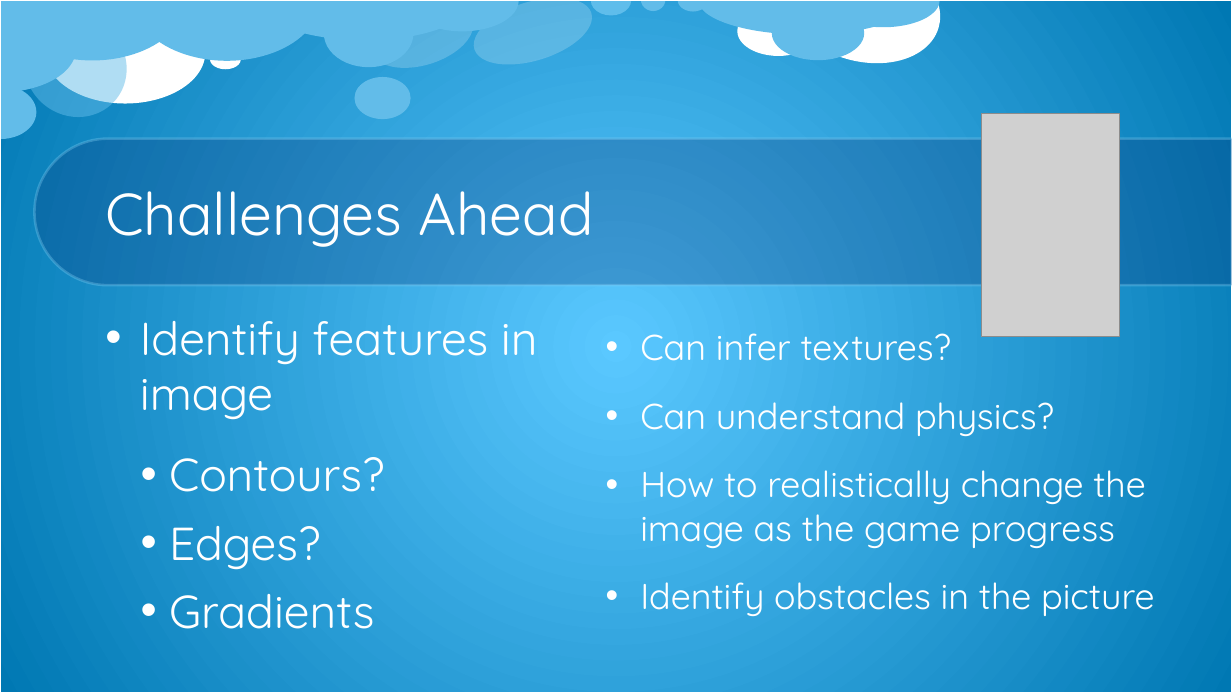
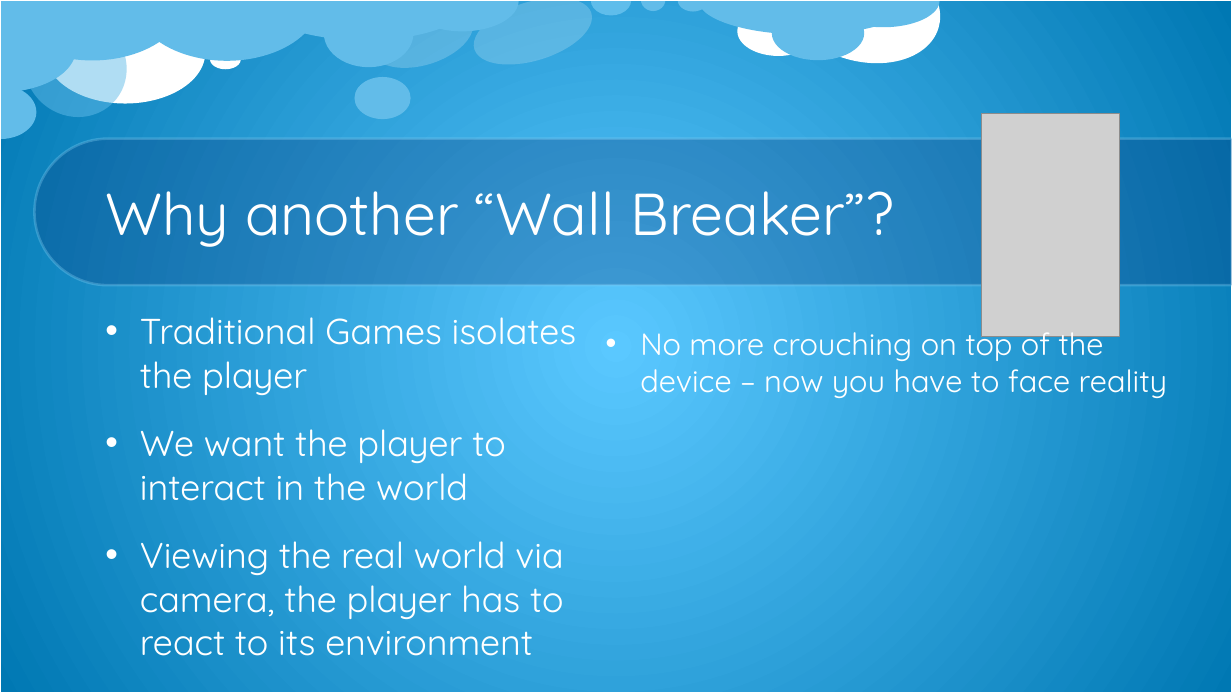
Before and after one commit to zivl/Crush-Around, a slide deck: slide 3 of docs/AugmentedRealityGame.pptx. Drawn at 1232x693 pixels with LibreOffice and Linux fonts; fonts in the diff are those of the drawing; grey boxes stand for pictures; background and template pictures are left out. Boxes give left, top, right and bottom in pixels: in the first picture for what was removed or moved away, otherwise in the second. Text is boxed around its words. In the diff, an @@ line names an element or a change of style, - is before the commit and + after.

```diff
--- a/docs/AugmentedRealityGame.pptx
+++ b/docs/AugmentedRealityGame.pptx
@@ title at <box>105,191,894,247</box>: text changed @@
-Challenges Ahead
+Why another “Wall Breaker”?
@@ text at <box>140,317,577,656</box>: text changed; size 36 to 28 pt @@
-• Identify features in image
-  • Contours?
-  • Edges?
-  • Gradients
+• Traditional Games isolates the player
+• We want the player to interact in the world
+• Viewing the real world via camera, the player has to react to its environment
@@ text at <box>640,323,1168,398</box>: text changed; size 28 to 24 pt @@
-• Can infer textures?
-• Can understand physics?
-• How to realistically change the image as the game progress
-• Identify obstacles in the picture
+• No more crouching on top of the device – now you have to face reality
```
Also in this commit, not shown: 1 other slide changed, 7 slides added, 1 slide removed.
